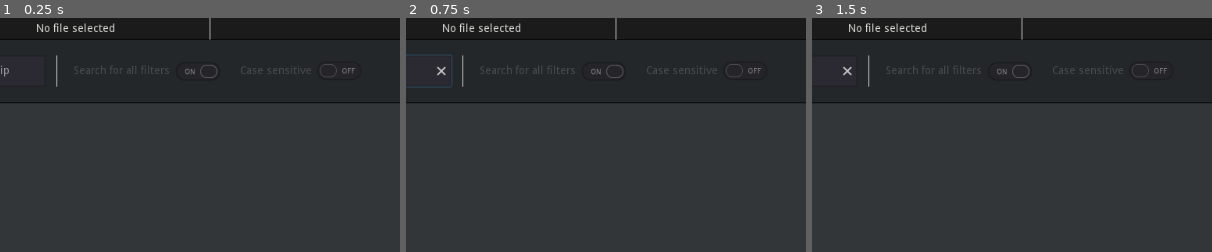
Above: before the commit, frames 1-3 (left to right).
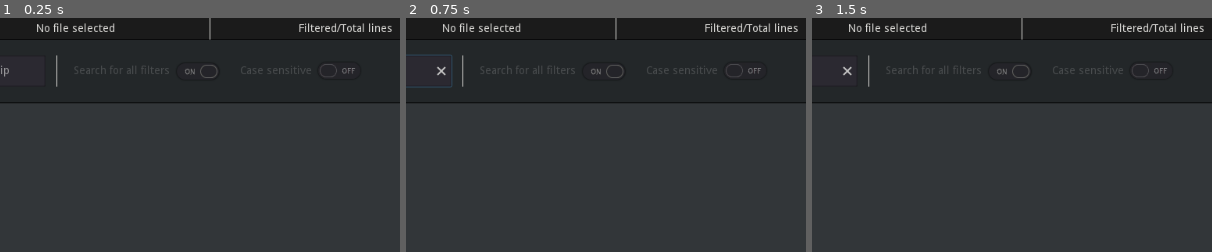
Above: after the commit, the same moments.

Repository: Lyaaaaaaaaaaaaaaa/Logs_Filter_2
Game: Godot game, scene res://src/main.tscn
Two runs of this game, one before a commit and one after it. Both use one fixed random seed, a clock stepped at 60 frames per second and the inputs below.
Inputs (mouse positions are % of the whole screen's width and height, from its top left):
- Up to frame 1 (0.25 s): no input
- Up to frame 2 (0.75 s): click (36, 11) at 0.52 s; type "12" at 0.6 s
- Up to frame 3 (1.5 s): click "File" at 1.25 s
The pictures show only the part of the screen within x 40-90%, y 0-50%; the shares and areas given below are measured in that part.

The runs differ from the first frame. In frame 1, 0.4% of the frame differs, in the area x 74-98%, y 2-6%; in frame 2, 0.4%; in frame 3, 0.4%.

Commit message:
Changed the default text of the top right label.
It now displays "Filtered/Total lines" instead of nothing.

Diff:
--- a/Godot/src/interface/top_menu.tscn
+++ b/Godot/src/interface/top_menu.tscn
@@ -107,7 +107,8 @@
 }
 
 [node name="TopRightLabel" type="Label" parent="MarginContainer/HBoxContainer/TopRightLabels"]
-margin_left = 167.0
+margin_left = 107.0
 margin_top = 7.0
-margin_right = 167.0
+margin_right = 227.0
 margin_bottom = 21.0
+text = "Filtered/Total lines"
